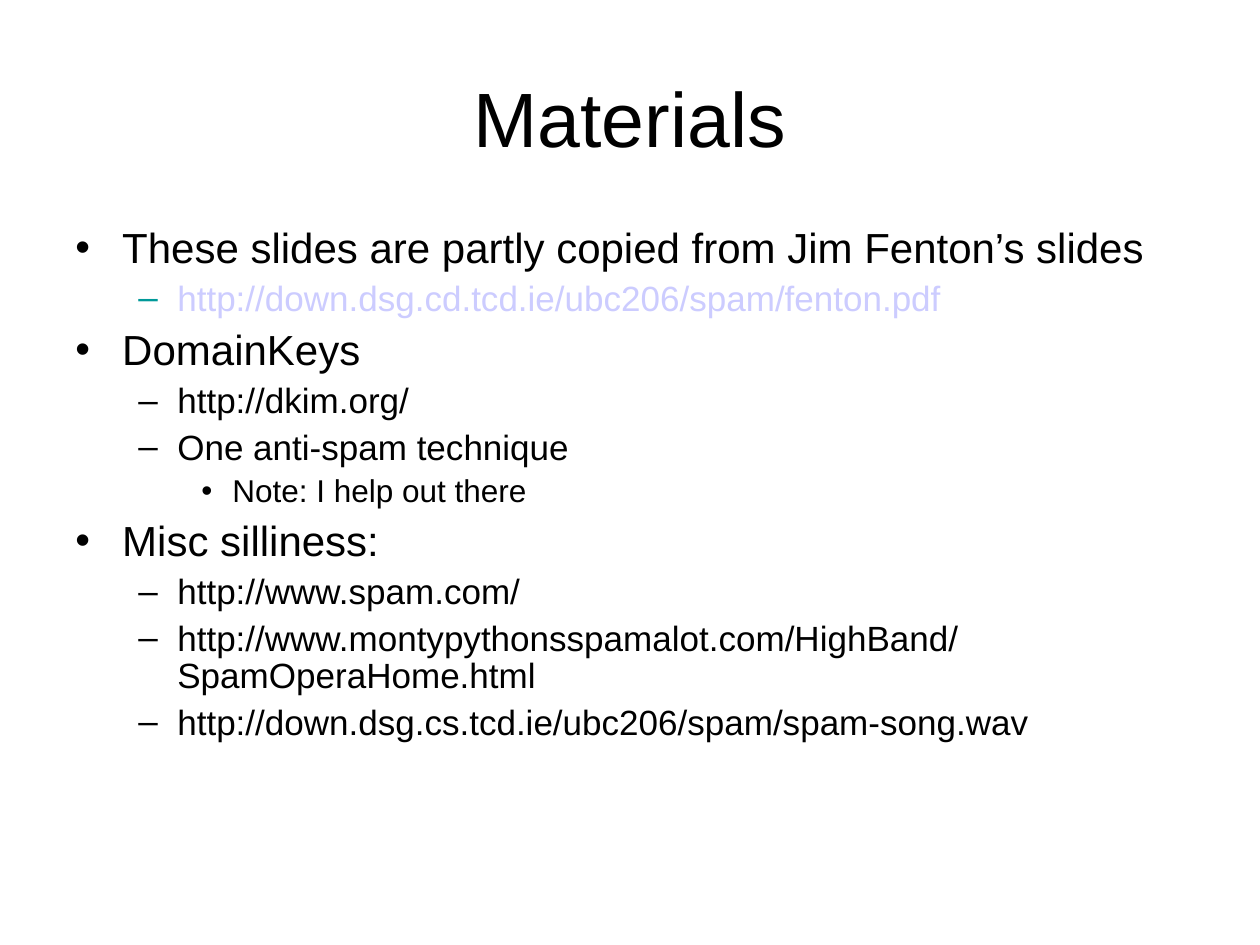
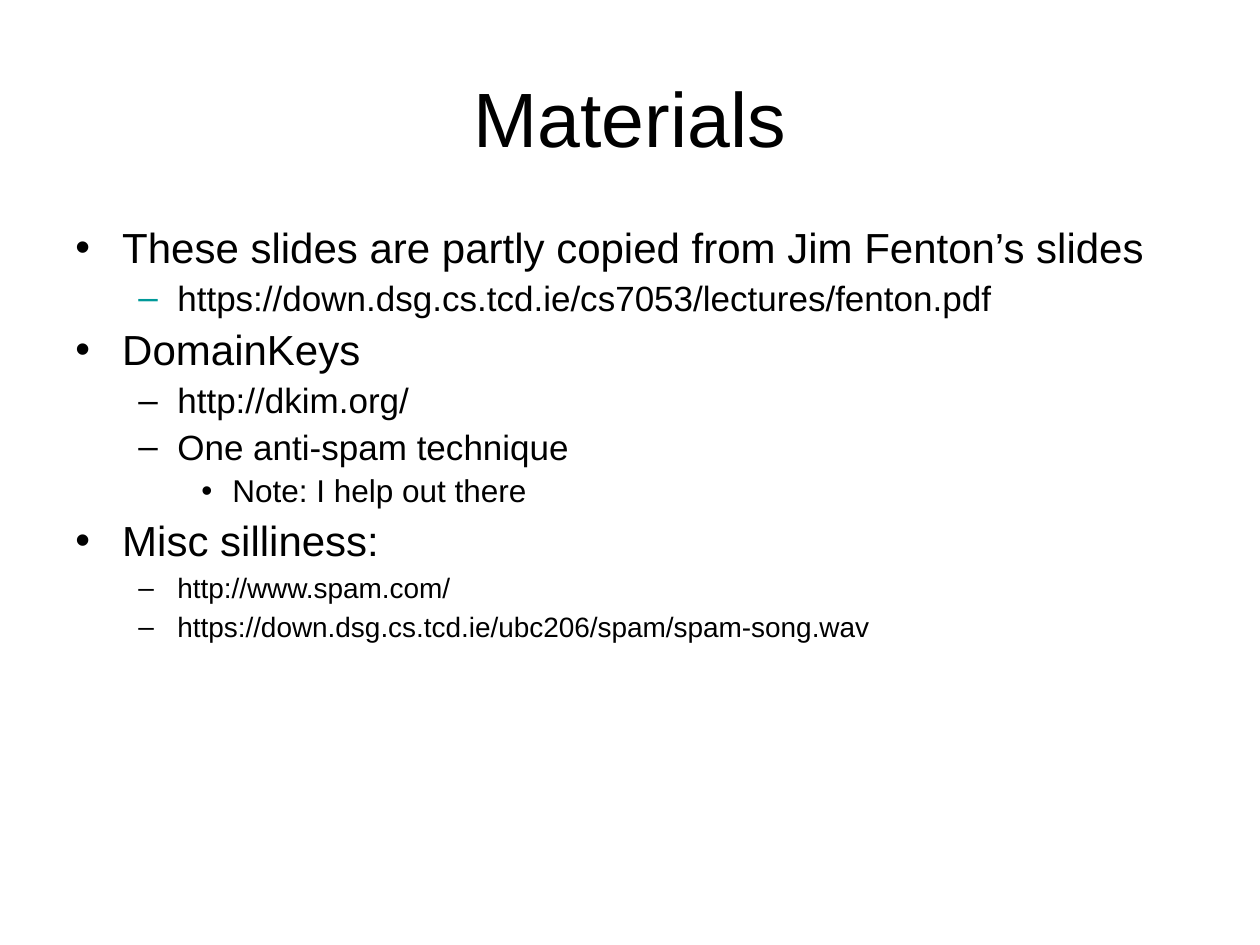
Before and after one commit to sftcd/cs7053, a slide deck: slide 3 of 2016lectures/04-spam.ppt. Drawn at 1260x945 pixels with LibreOffice and Linux fonts; fonts in the diff are those of the drawing. Boxes give left, top, right and bottom in pixels: in the first picture for what was removed or moved away, otherwise in the second. Text is boxed around its words. In the diff, an @@ line names an element or a change of style, - is before the commit and + after.

Commit message:
a little more spam

```diff
--- a/2016lectures/04-spam.ppt
+++ b/2016lectures/04-spam.ppt
@@ text at [177, 285, 991, 318]: text changed; text colour #CCCCFF to #000000 @@
-  – http://down.dsg.cd.tcd.ie/ubc206/spam/fenton.pdf
+  – https://down.dsg.cs.tcd.ie/cs7053/lectures/fenton.pdf
@@ text at [177, 577, 450, 603]: size 20 to 16 pt in "http://www.spam.com/" @@
@@ text at [177, 616, 869, 642]: text changed; size 20 to 16 pt @@
-  – http://www.montypythonsspamalot.com/HighBand/SpamOperaHome.html
-  – http://down.dsg.cs.tcd.ie/ubc206/spam/spam-song.wav
+  – https://down.dsg.cs.tcd.ie/ubc206/spam/spam-song.wav
```
